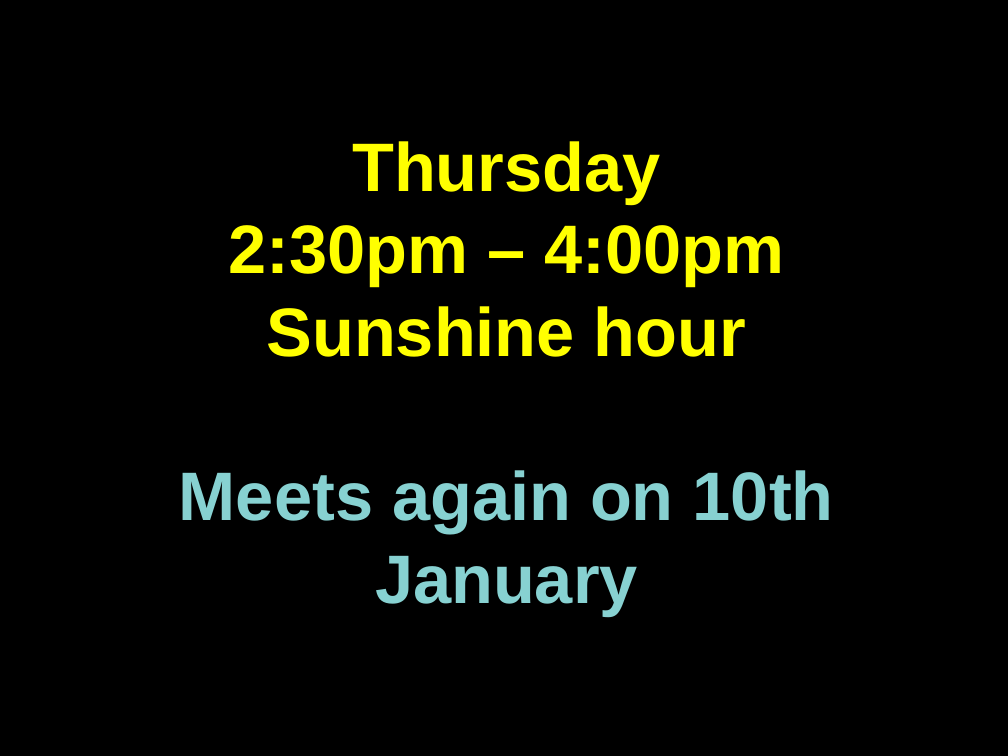
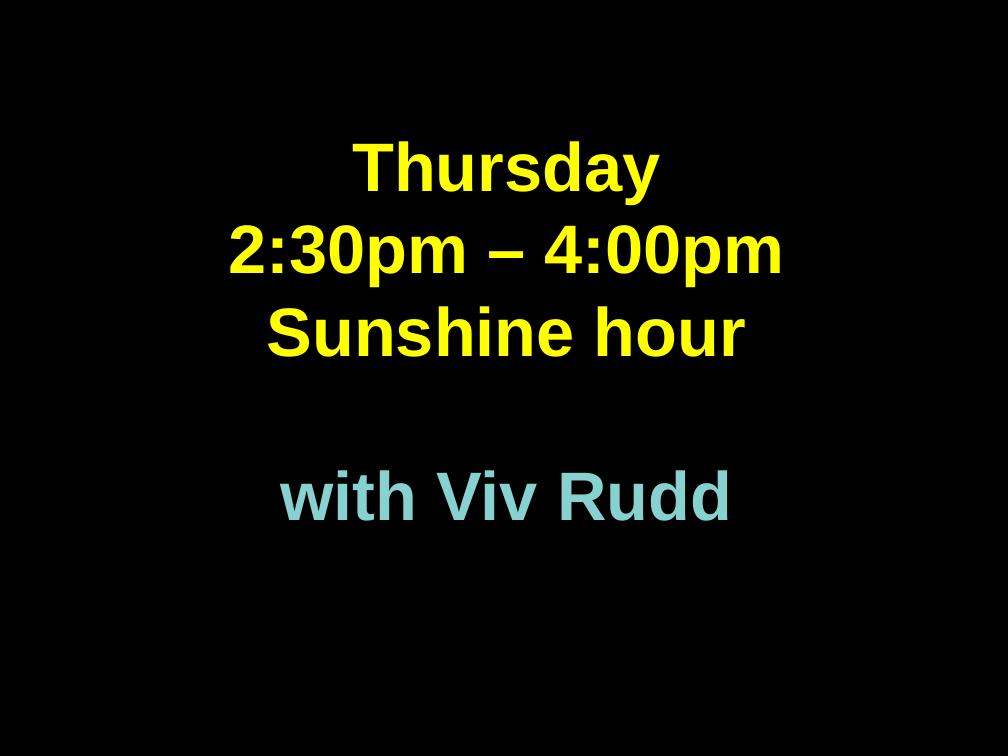
Before and after one commit to martinforsyth/bsuc-audio-visual, a slide deck: slide 13 of resources/presentations/impress/welcome.dark.background.odp (slide 15 before the commit). Drawn at 1008x756 pixels with LibreOffice and Linux fonts; fonts in the diff are those of the drawing. Boxes give left, top, right and bottom in pixels: in the first picture for what was removed or moved away, otherwise in the second. Text is boxed around its words. In the diff, an @@ line names an element or a change of style, - is before the commit and + after.

```diff
--- a/resources/presentations/impress/welcome.dark.background.odp
+++ b/resources/presentations/impress/welcome.dark.background.odp
@@ text at bbox=[281, 470, 732, 521]: text changed @@
-Meets again on 10th January
+with Viv Rudd
```
Also in this commit, not shown: 11 other slides changed, 2 slides added, 5 slides removed, 1 other file.
